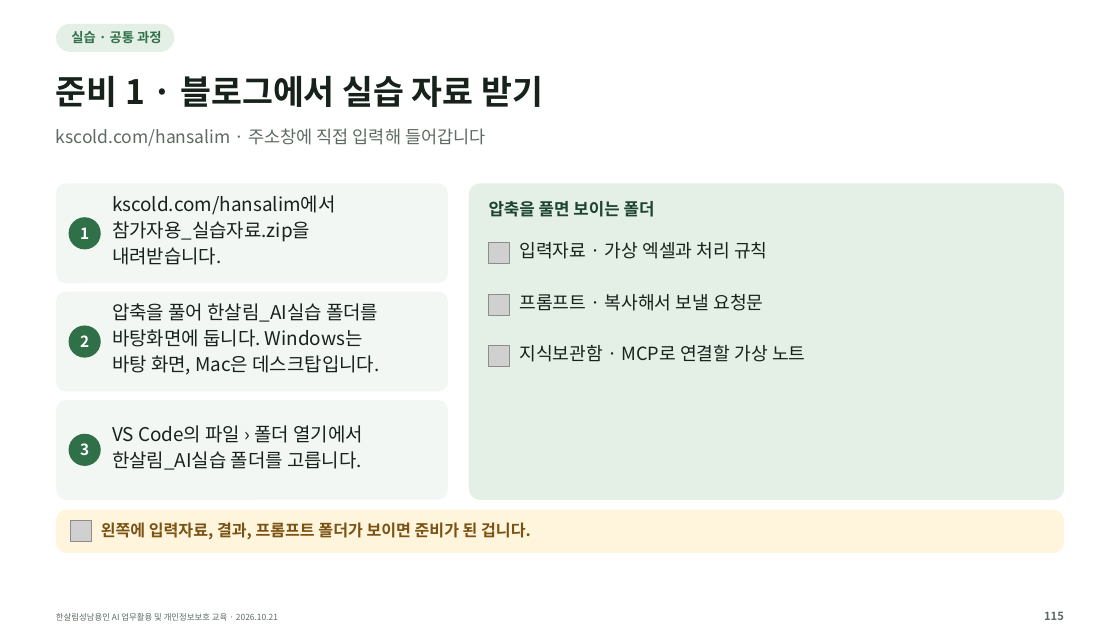
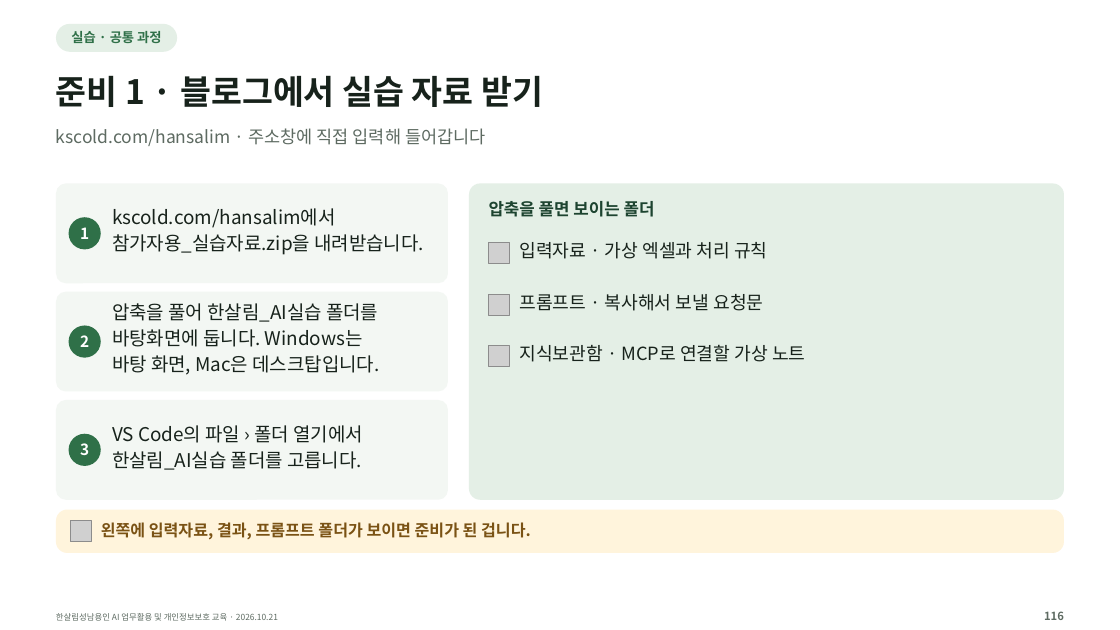
Before and after one commit to kscold/kscold-blog-version-2, a slide deck: slide 116 of apps/web/public/hansalim/files/한살림_AI교육_강의자료.pptx (slide 115 before the commit). Drawn at 1120x630 pixels with LibreOffice and Linux fonts; fonts in the diff are those of the drawing; grey boxes stand for pictures. Boxes give left, top, right and bottom in pixels: in the first picture for what was removed or moved away, otherwise in the second. Text is boxed around its words. In the diff, an @@ line names an element or a change of style, - is before the commit and + after.

Commit message:
feat(frontend): 한살림 강의 자료를 최신 묶음(165장)으로 교체
교재 저장소 57e9bb1의 downloads(release 392ba383ba76d557)를 반영: 실습 ZIP·강의자료 PDF·PPTX.

```diff
--- a/apps/web/public/hansalim/files/한살림_AI교육_강의자료.pptx
+++ b/apps/web/public/hansalim/files/한살림_AI교육_강의자료.pptx
@@ text "kscold.com/hansalim에서": place and size @@
-text "kscold.com/hansalim에서" at bbox=[112, 195, 336, 265]
+text "kscold.com/hansalim에서" at bbox=[112, 208, 424, 255]
@@ text at bbox=[112, 234, 424, 255]: text changed @@
-참가자용_실습자료.zip을
-내려받습니다.
+참가자용_실습자료.zip을 내려받습니다.
```
Also in this commit, not shown: 151 other slides changed, 2 slides added, 1 slide removed, 3 other files.
